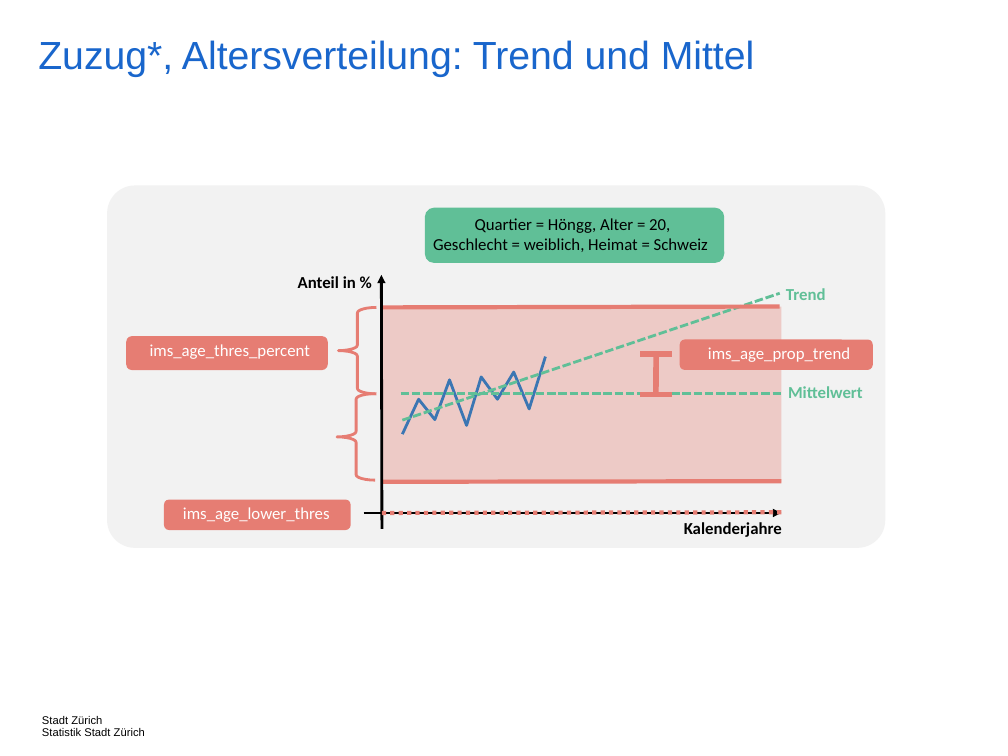
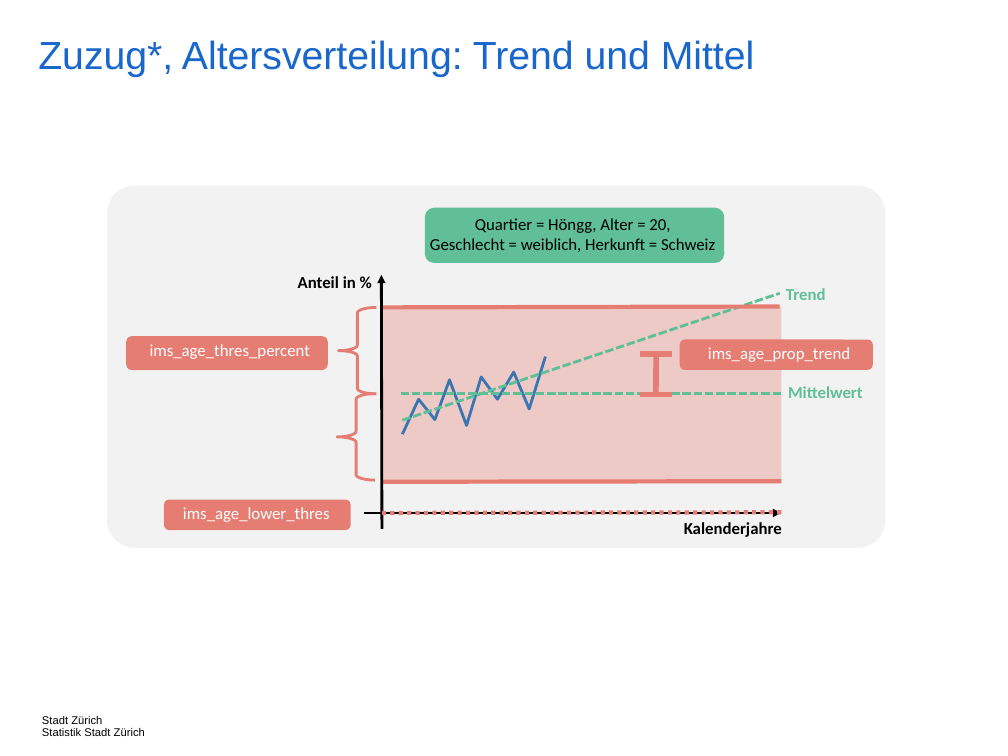
Before and after one commit to StatistikStadtZuerich/BevSzen, a slide deck: slide 33 of 2020phase2/5_Documentation/Concepts.pptx. Drawn at 1008x756 pixels with LibreOffice and Linux fonts; fonts in the diff are those of the drawing. Boxes give left, top, right and bottom in pixels: in the first picture for what was removed or moved away, otherwise in the second. Text is boxed around its words. In the diff, an @@ line names an element or a change of style, - is before the commit and + after.

```diff
--- a/2020phase2/5_Documentation/Concepts.pptx
+++ b/2020phase2/5_Documentation/Concepts.pptx
@@ text at (430,218,715,252): text changed @@
-Quartier = Höngg, Alter = 20,
-Geschlecht = weiblich, Heimat = Schweiz
+Quartier = Höngg, Alter = 20,
+Geschlecht = weiblich, Herkunft = Schweiz
```
Also in this commit, not shown: 3 other slides changed, 4 other files.
